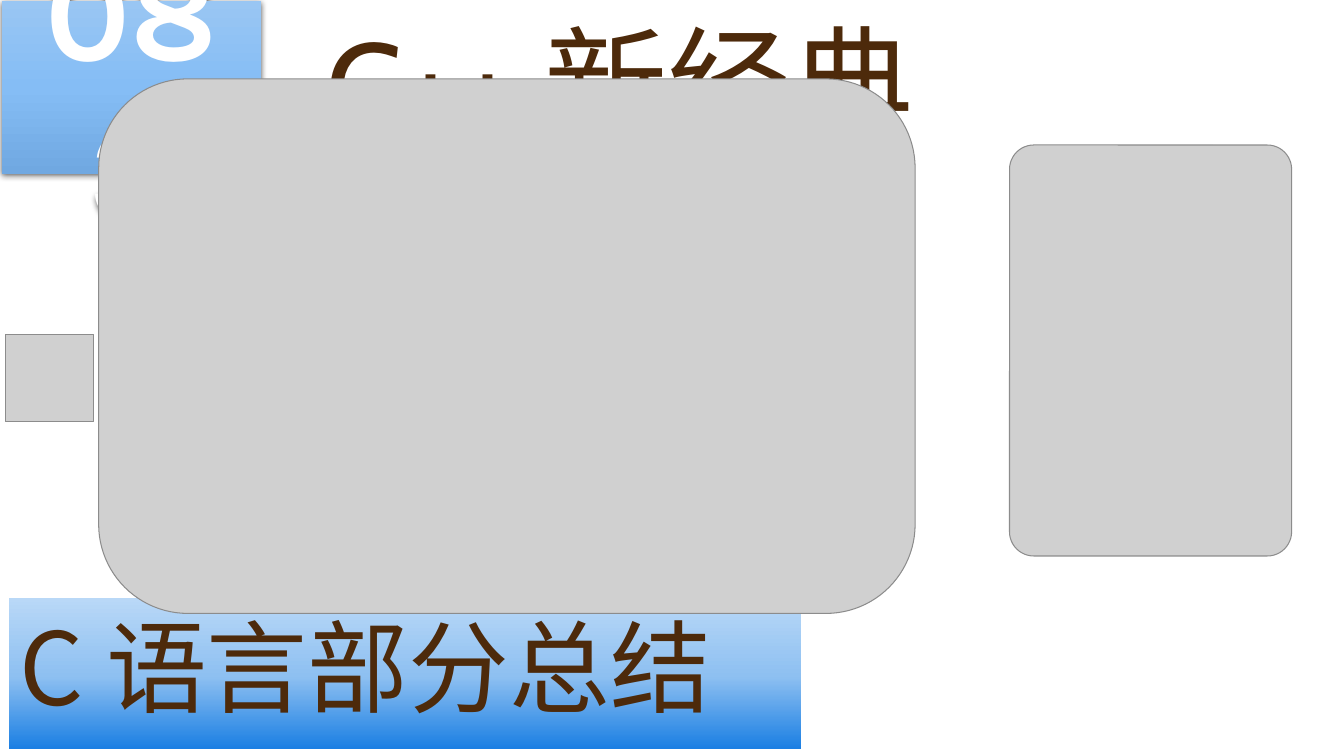
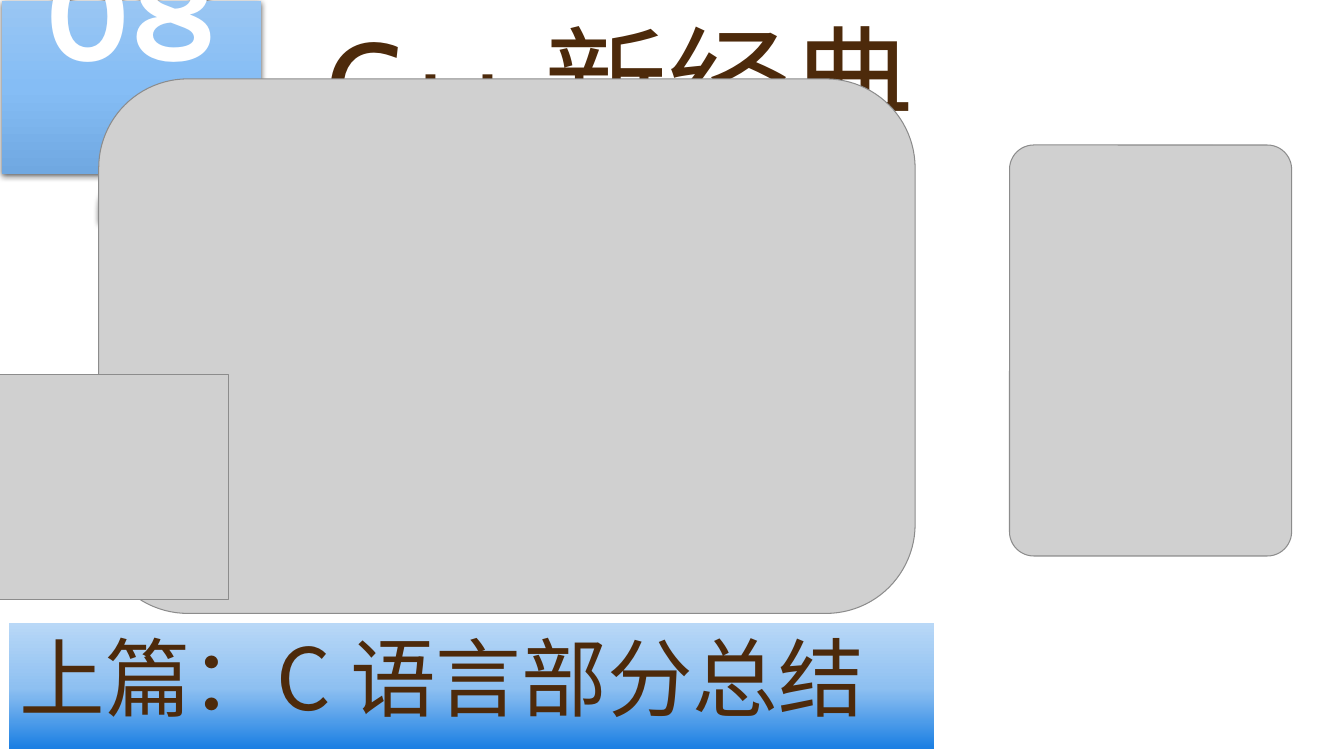
Before and after one commit to yasenstar/learn_cpp, a slide deck: slide 82 of cpp_new/C++ 新经典.pptx (slide 84 before the commit). Drawn at 1344x756 pixels with LibreOffice and Linux fonts; fonts in the diff are those of the drawing; grey boxes stand for pictures; background and template pictures are left out. Boxes give left, top, right and bottom in pixels: in the first picture for what was removed or moved away, otherwise in the second. Text is boxed around its words. In the diff, an @@ line names an element or a change of style, - is before the commit and + after.

```diff
--- a/cpp_new/C++ 新经典.pptx
+++ b/cpp_new/C++ 新经典.pptx
@@ text in rectangle at (x1=2, y1=1, x2=261, y2=174): text changed @@
-083
+082
@@ picture resized from (x1=5, y1=335, x2=94, y2=422) to (x1=0, y1=374, x2=228, y2=600) @@
@@ rectangle "上篇：C 语言部分总结" resized from (x1=9, y1=598, x2=802, y2=748) to (x1=9, y1=623, x2=935, y2=749) @@
@@ text in rectangle at (x1=19, y1=623, x2=864, y2=731): text changed; size 72 to 61.2 pt @@
-C 语言部分总结
+上篇：C 语言部分总结
```
Also in this commit, not shown: 6 other slides changed, 2 slides removed.
